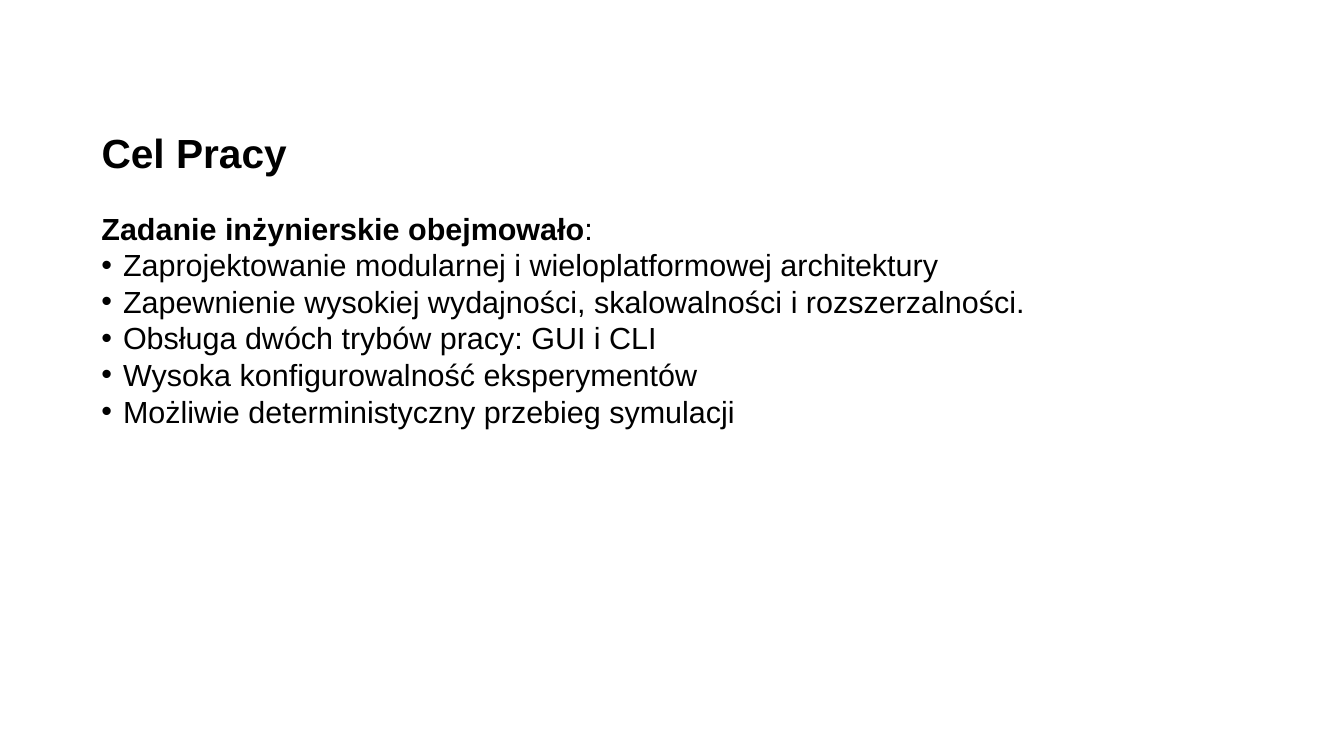
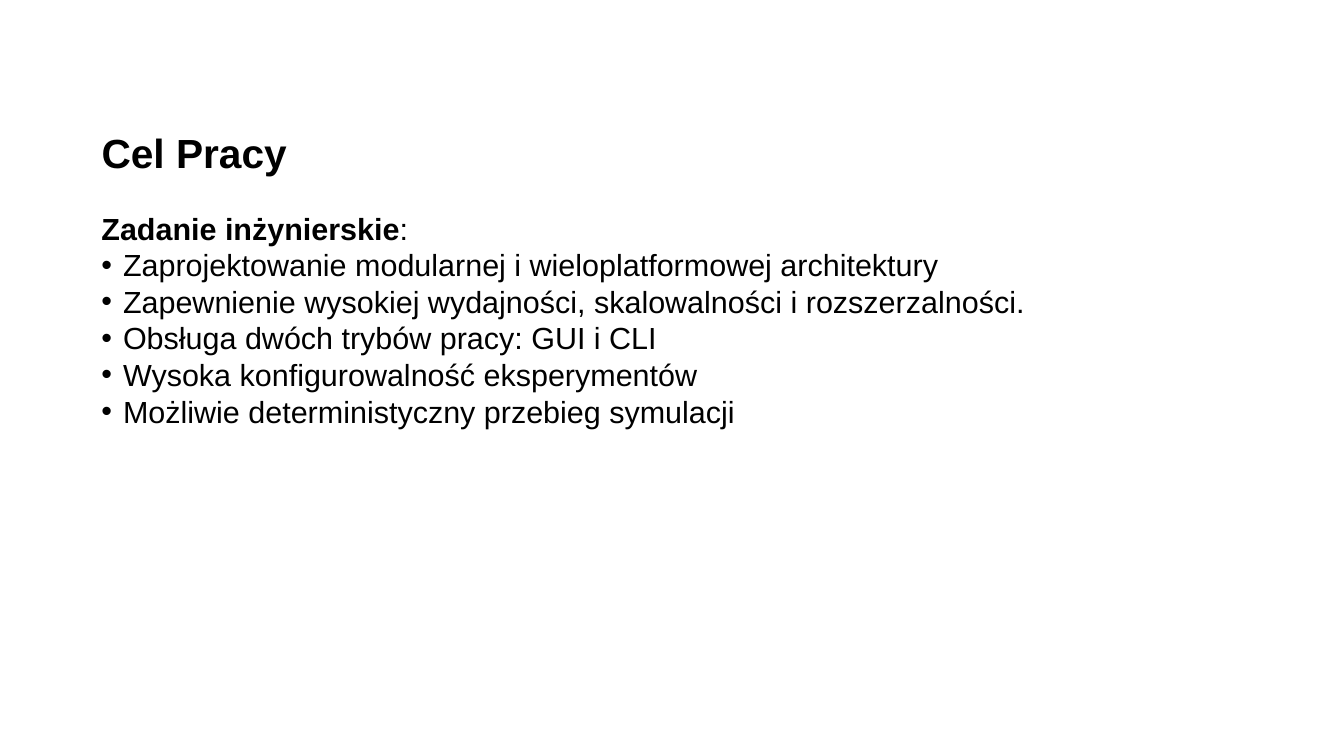
Before and after one commit to Filip-Rak/ecosystem-cc-results, a slide deck: slide 2 of docs/presentation.ppt. Drawn at 1344x756 pixels with LibreOffice and Linux fonts; fonts in the diff are those of the drawing; background and template pictures are left out. Boxes give left, top, right and bottom in pixels: in the first picture for what was removed or moved away, otherwise in the second. Text is boxed around its words. In the diff, an @@ line names an element or a change of style, - is before the commit and + after.

```diff
--- a/docs/presentation.ppt
+++ b/docs/presentation.ppt
@@ text at (x1=101, y1=218, x2=408, y2=246): text changed @@
-Zadanie inżynierskie obejmowało:
+Zadanie inżynierskie:
```
Also in this commit, not shown: 1 other slide changed, 5 slides added, 1 slide removed.
